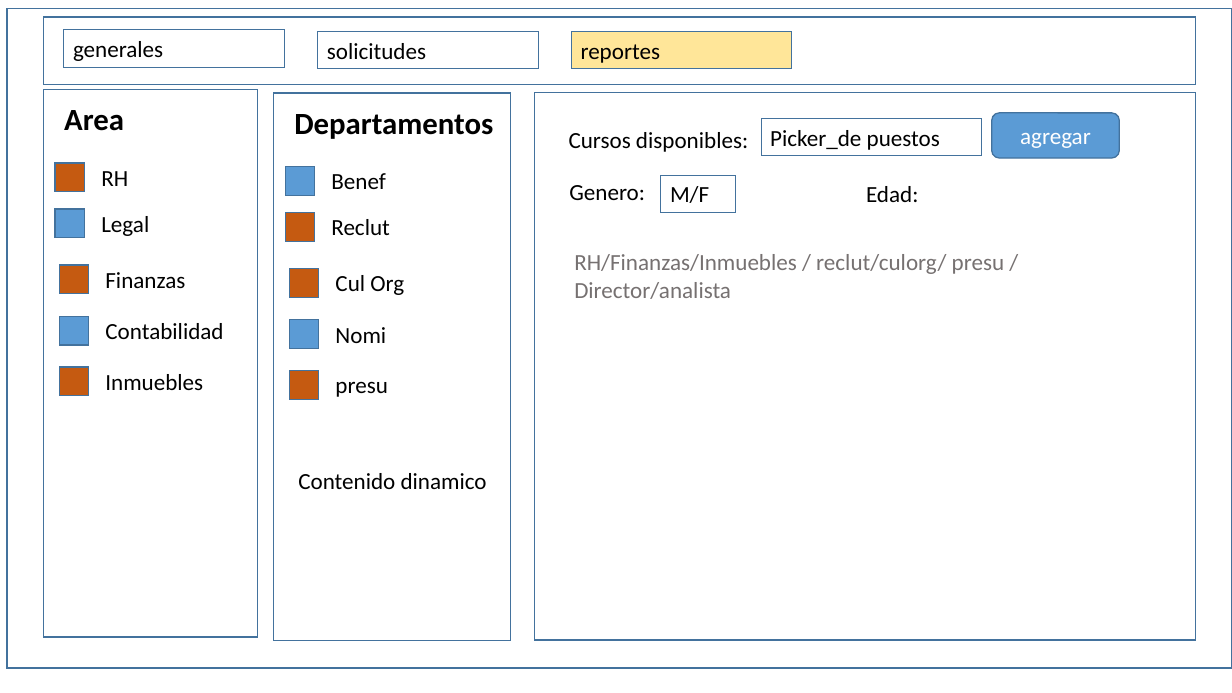
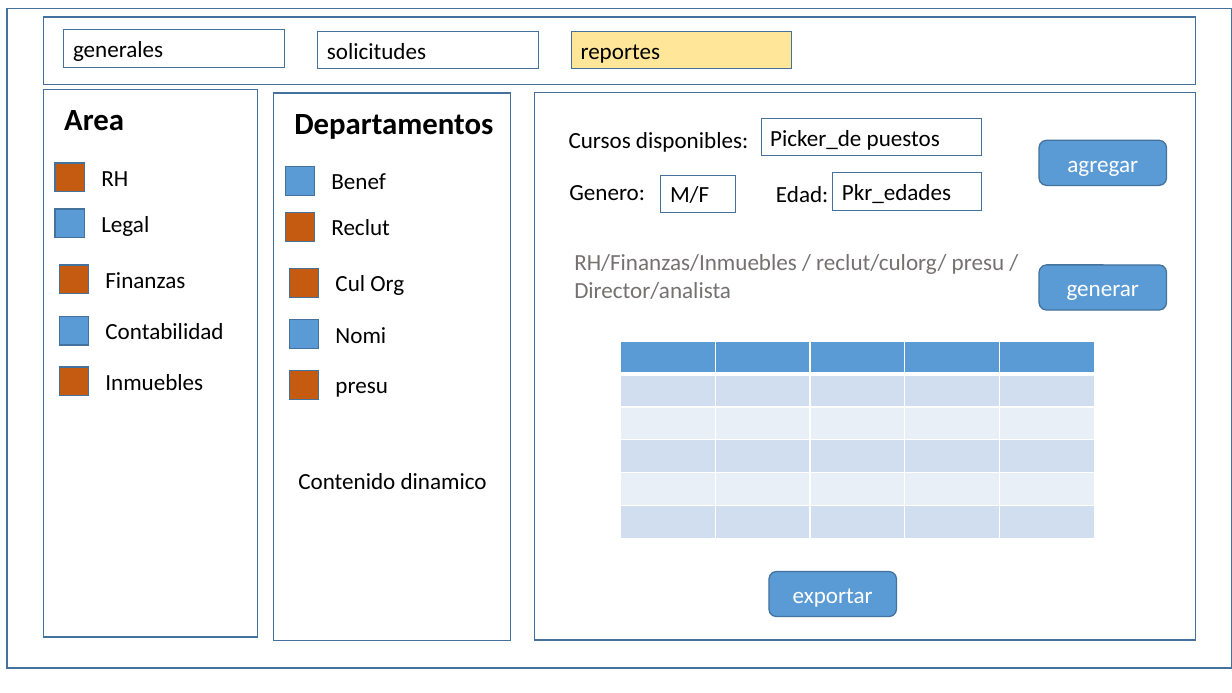
Before and after one commit to Juancho-vans/RH, a slide deck: slide 3 of Historyboard_RH.pptx. Drawn at 1232x693 pixels with LibreOffice and Linux fonts; fonts in the diff are those of the drawing. Boxes give left, top, right and bottom in pixels: in the first picture for what was removed or moved away, otherwise in the second. Text is boxed around its words. In the diff, an @@ line names an element or a change of style, - is before the commit and + after.

```diff
--- a/Historyboard_RH.pptx
+++ b/Historyboard_RH.pptx
@@ rounded rectangle "agregar" moved from (x1=992, y1=113, x2=1119, y2=158) to (x1=1039, y1=140, x2=1166, y2=186) @@
@@ text "Edad:" moved from (x1=866, y1=186, x2=918, y2=202) to (x1=776, y1=186, x2=828, y2=202) @@
@@ rectangle added at (x1=833, y1=173, x2=982, y2=210), outline #43739E 0.75 pt, 18 pt, text #000000 @@
+Pkr_edades
@@ rounded rectangle added at (x1=1039, y1=265, x2=1166, y2=311), fill #5B9BD5, outline #43739E 1 pt, 18 pt, text #FFFFFF @@
+generar
@@ table added at (x1=621, y1=341, x2=1097, y2=539), 6 rows, 5 columns @@
+ |  |  |  | 
+ |  |  |  | 
+ |  |  |  | 
+ |  |  |  | 
+ |  |  |  | 
+ |  |  |  | 
@@ rounded rectangle added at (x1=769, y1=571, x2=897, y2=616), fill #5B9BD5, outline #43739E 1 pt, 18 pt, text #FFFFFF @@
+exportar
```
Also in this commit, not shown: 1 other slide changed, 1 slide added, 2 other files.
